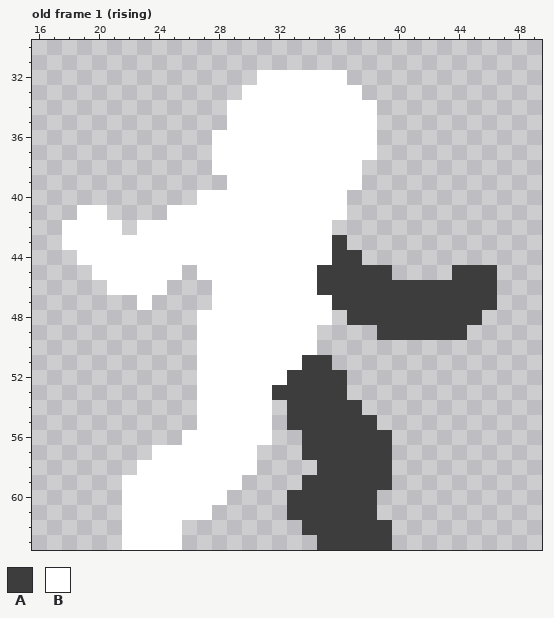
Pixel-art file: src/Unity/Fighters/Assets/Art/Sprites/Animations/air.aseprite. That is the earlier state.
64x64 pixels, 2 frames. Shown: old frame 1 (rising): x 16..49, y 30..63. The commit also changed other frames, which this record leaves out.
Palette (. is transparent): A #3d3d3d  B #ffffff
Pixels before, old frame 1 (rising), first column x 18:
32 .............BBBBBB..........
33 ............BBBBBBBB.........
34 ...........BBBBBBBBBB........
35 ...........BBBBBBBBBB........
36 ..........BBBBBBBBBBB........
37 ..........BBBBBBBBBBB........
38 ..........BBBBBBBBBB.........
39 ...........BBBBBBBBB.........
40 .........BBBBBBBBBB..........
41 .BB....BBBBBBBBBBBB..........
42 BBBB.BBBBBBBBBBBBB...........
43 BBBBBBBBBBBBBBBBBBA..........
44 .BBBBBBBBBBBBBBBBBAA.........
45 ..BBBBBB.BBBBBBBBAAAAA....AAA
46 ...BBBB...BBBBBBBAAAAAAAAAAAA
47 .....B....BBBBBBBBAAAAAAAAAAA
48 .........BBBBBBBBB.AAAAAAAAA.
49 .........BBBBBBBB....AAAAAA..
50 .........BBBBBBBB............
51 .........BBBBBBBAA...........
52 .........BBBBBBAAAA..........
53 .........BBBBBAAAAA..........
54 .........BBBBB.AAAAA.........
55 .........BBBBB.AAAAAA........
56 ........BBBBBB..AAAAAA.......
57 ......BBBBBBB...AAAAAA.......
58 .....BBBBBBBB....AAAAA.......
59 ....BBBBBBBB....AAAAAA.......
60 ....BBBBBBB....AAAAAA........
61 ....BBBBBB.....AAAAAA........
62 ....BBBB........AAAAAA.......
63 ....BBBB.........AAAAA.......
And afterwards:
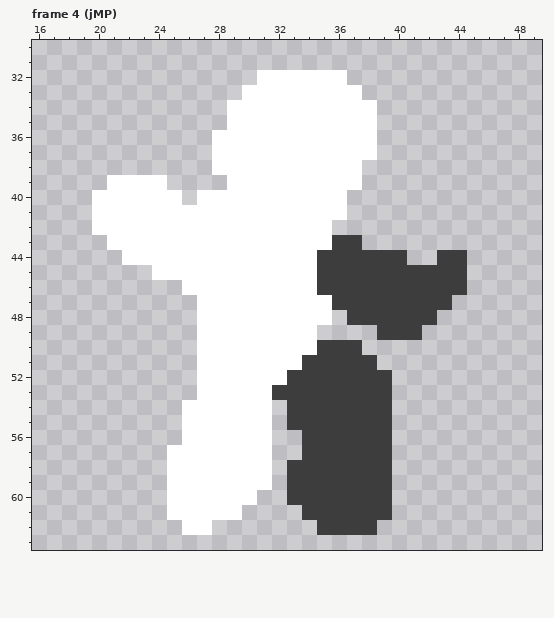
A new or re-ordered frame is compared with the old frame closest to it.
What changed:
frames 2 -> 18
Changed rows in their new state; - is an unchanged pixel.
Frame 4 (jMP) is new; against old frame 1 (rising):
first column x 18:
39 ---BBBB----------------------
40 --BBBBBB---------------------
41 -.-BBBB----------------------
42 ..--B------------------------
43 ...----------------A---------
44 -...-------------A--AAA--AA--
45 --....--B-------------AAAA-..
46 ---....-BB-----------------..
47 -----.---B----------------...
48 -------------------------...-
49 ------------------------...--
50 -----------------AAA---------
51 ------------------AAA--------
52 -------------------AAA-------
53 -------------------AAA-------
54 --------B-----------AA-------
55 --------B------------A-------
57 ------.------B---------------
58 -----..------B-AA------------
59 ----...-----BB-A-------------
60 ----...----BB--------A-------
61 ----...---BB---.-----A-------
62 ----....BB------.----.-------
63 ----....---------.....-------
Pixel boxes of the changes (left, top, right, bottom) in both pictures:
changed: (62, 175, 497, 550)
